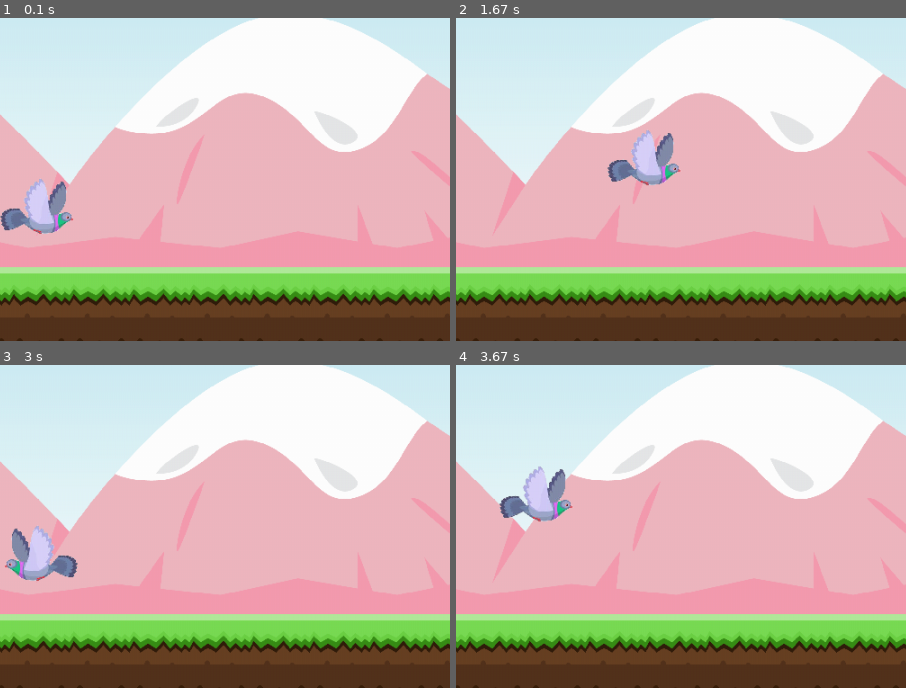
Above: before the commit, frames 1-4 (two rows, left to right).
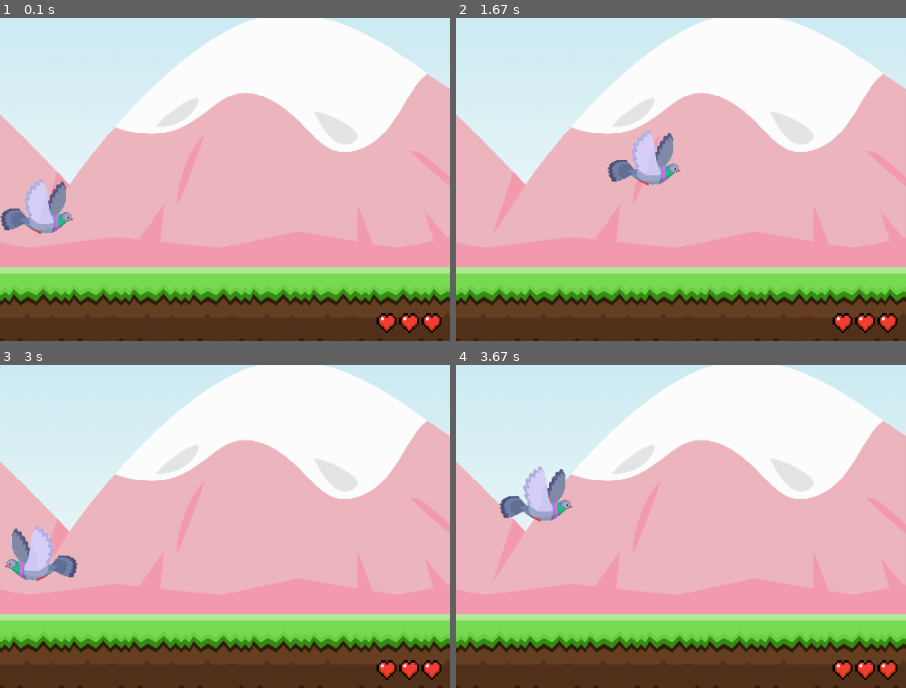
Above: after the commit, the same moments.

Repository: JanKrb/pygame-rocks
Game: pygame game, started from main.py
Same seed, same stepped clock (60 frames per second), same inputs: the game is played once before the commit and once after it.
Inputs:
- Up to frame 1 (0.1 s): no input
- Up to frame 2 (1.67 s): hold Right 0.33-0.8 s; hold Up 0.83-1.13 s; hold Right 1.17-1.63 s
- Up to frame 3 (3 s): hold Left 1.67-2.2 s; hold Down 2.23-2.53 s; hold Left 2.57-2.97 s
- Up to frame 4 (3.67 s): hold Up 3-3.37 s; hold Right from 3.4 s (still down)
The pictures show only the part of the screen within x 46-96%, y 47-97%; the shares and areas given below are measured in that part.

The runs differ from the first frame. In frame 1, 0.6% of the frame differs, in the area x 83-99%, y 91-98%; in frame 2, 0.6%; in frame 3, 0.6%; in frame 4, 0.6%.

Commit message:
Show hearts

Diff:
--- a/main.py
+++ b/main.py
@@ -23,6 +23,7 @@
     stone_count_start = 10
     stone_count_max = 200
     lives_initial = 3
+    heart_offset_top = 50
 
     # Text
     title_gameover = 'Verloren!'
@@ -172,6 +173,7 @@
 
         if len(hits) > 0:
             hits[0].kill() # Delete stone
+            game.hearts.remove(game.hearts.sprites()[0]) # Remove one heart
             self.hit_by_stone()
 
     def hit_by_stone(self):
@@ -209,6 +211,28 @@
     def move_down(self, speed=1):
         self.rect.top += speed
 
+class Heart(pygame.sprite.Sprite):
+    def __init__(self, y_offset=0) -> None:
+        super().__init__()
+
+        scale_ratio = 0.075
+
+        self.image = pygame.image.load(os.path.join(Settings.path_images, 'heart.png')).convert_alpha()
+        self.image = pygame.transform.scale(self.image, (
+            int(self.image.get_rect().width * scale_ratio),
+            int(self.image.get_rect().height * scale_ratio)
+        ))
+
+        self.rect = self.image.get_rect()
+        self.rect.top = Settings.window_height - Settings.heart_offset_top
+        self.rect.left = (Settings.window_width - 150) + (25 * (y_offset + 1))
+
+    def update(self):
+        pass
+
+    def draw(self, screen):
+        screen.blit(self.image, self.rect)
+
 class Game:
     def __init__(self) -> None:
         super().__init__()
@@ -236,6 +260,10 @@
         self.stone_spawn_cooldown_initial = 150
         self.stone_spawn_cooldown = self.stone_spawn_cooldown_initial
         self.stone_spawn_cooldown_min = 20
+
+        self.hearts = pygame.sprite.Group()
+        for i in range(self.lives):
+            self.hearts.add(Heart(i))
 
         # Init fonts
         self.font_pause = pygame.font.SysFont(Settings.font_pause[0], Settings.font_pause[1])
@@ -300,12 +328,17 @@
         self.points = 0
         self.stone_spawn_cooldown_initial = 150
         self.stone_spawn_cooldown = self.stone_spawn_cooldown_initial
+
+        for i in range(self.lives):
+            self.hearts.add(Heart(i))
+
         self.game_over = False
 
     def update(self) -> None:
         self.background.update()
         self.pigeon.update()
         self.stones.update()
+        self.hearts.update()
 
         # Respawn stones
         if self.stone_spawn_cooldown <= 0:
@@ -345,6 +378,7 @@
         self.background.draw()
         self.pigeon.draw()
         self.stones.draw(self.screen)
+        self.hearts.draw(self.screen)
         self.draw_points()
         pygame.display.flip()
 
